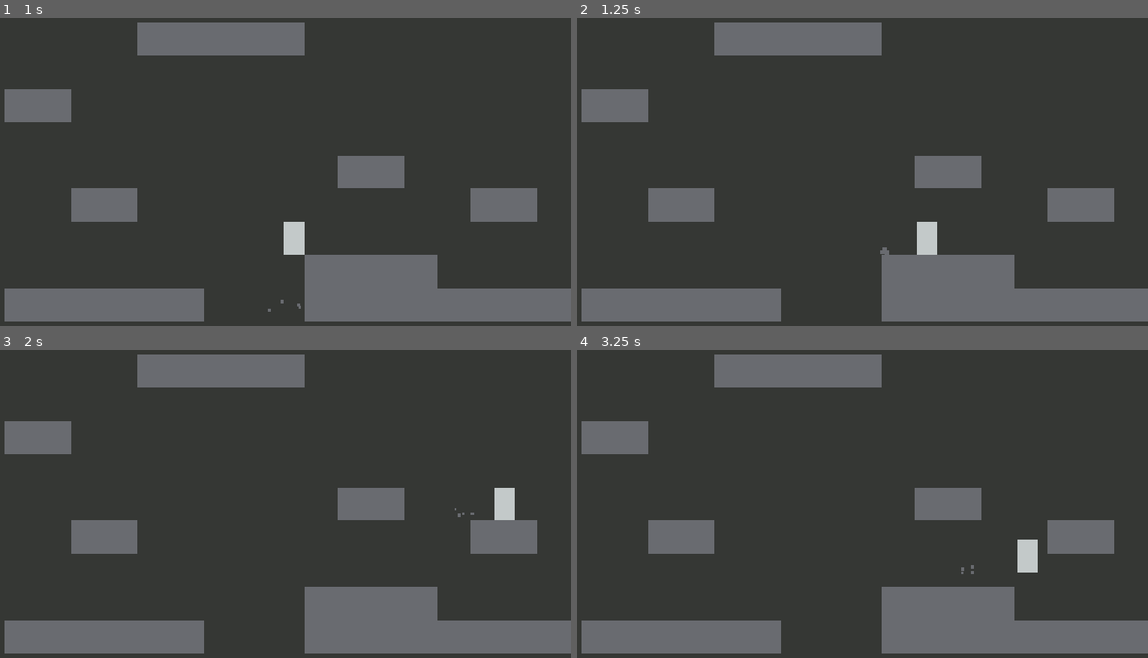
Above: before the commit, frames 1-4 (two rows, left to right).
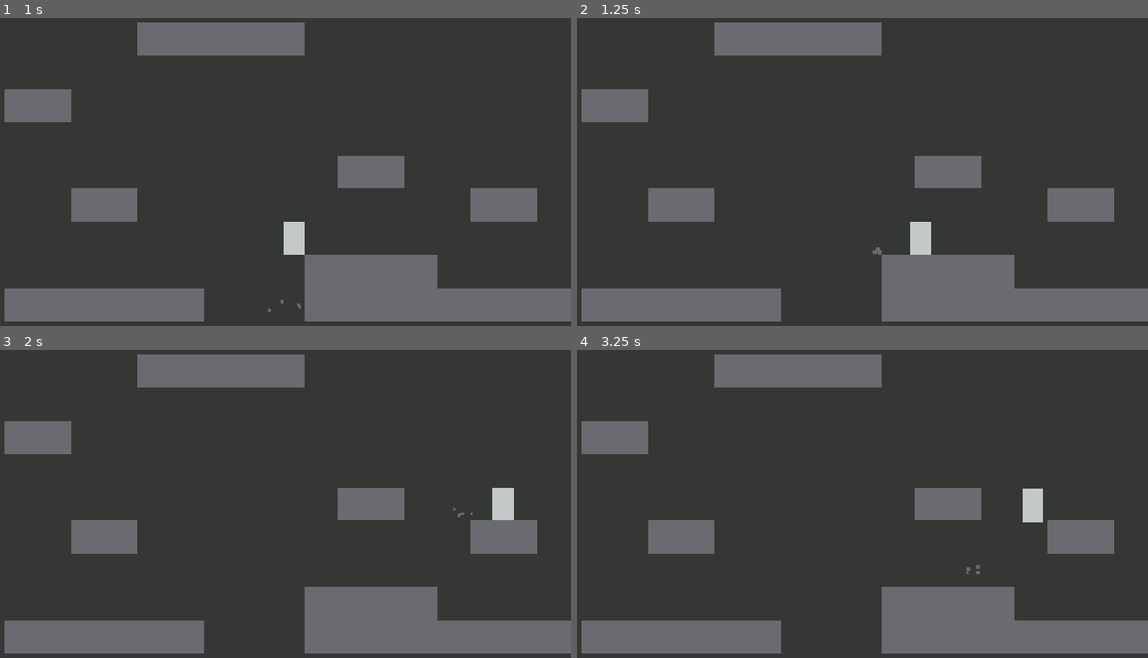
Above: after the commit, the same moments.

Repository: harperstoeckle/mole_game
Game: Godot game, scene res://scenes/main.tscn
Two runs of this game, one before a commit and one after it. Both use one fixed random seed, a clock stepped at 60 frames per second and the inputs below.
Inputs:
- Up to frame 1 (1 s): tap Enter at 0.5 s; hold D (right) from 0.53 s (still down); tap Space (jump) at 0.77 s
- Up to frame 2 (1.25 s): keep holding D (right)
- Up to frame 3 (2 s): keep holding D (right); tap Space (jump) at 1.52 s
- Up to frame 4 (3.25 s): release D (right) at 2.03 s; hold A (left) 2.03-2.78 s; hold D (right) from 2.78 s (still down); tap Space (jump) at 3.02 s

Frame 1 is identical in both runs. In frame 2, 0.3% of the frame differs, in the area x 51-64%, y 66-77%; in frame 3, less than 0.1%; in frame 4, 0.8%, in the area x 67-82%, y 45-73%.

Commit message:
Reduce air strafe acceleration

Diff:
--- a/scenes/player.tscn
+++ b/scenes/player.tscn
@@ -101,7 +101,7 @@
 floor_walk_speed = 500.0
 floor_walk_accel = 7000.0
 air_strafe_speed = 500.0
-air_strafe_accel = 7000.0
+air_strafe_accel = 4000.0
 floor_friction = 0.95
 
 [node name="CollisionShape2D" type="CollisionShape2D" parent="." unique_id=1981543053]
